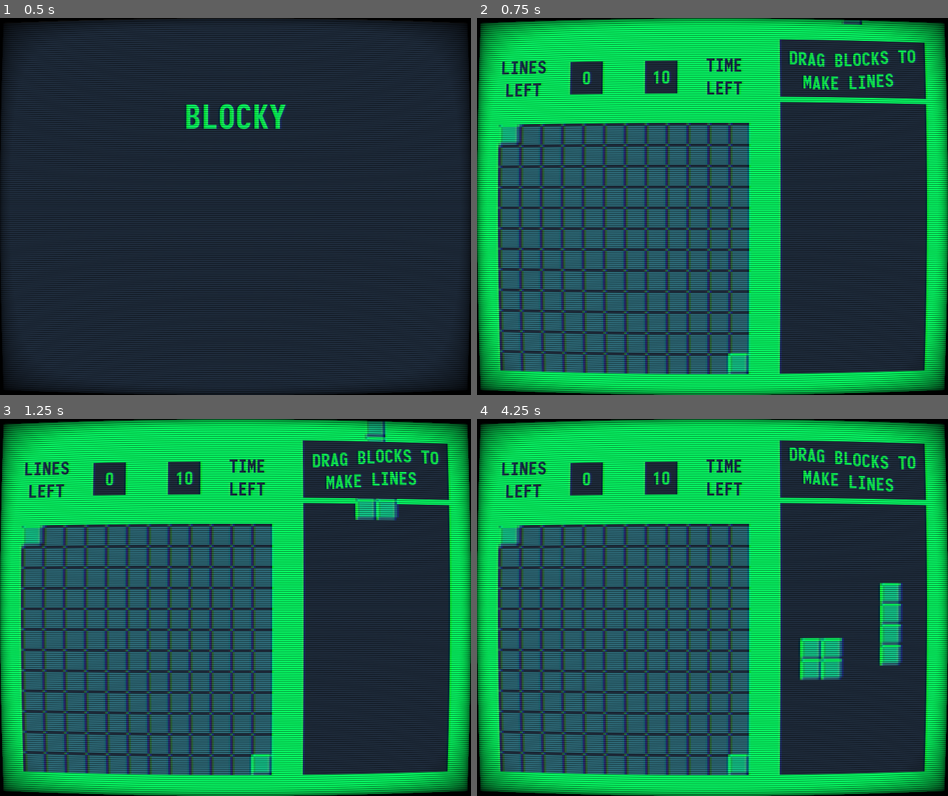
Above: before the commit, frames 1-4 (two rows, left to right).
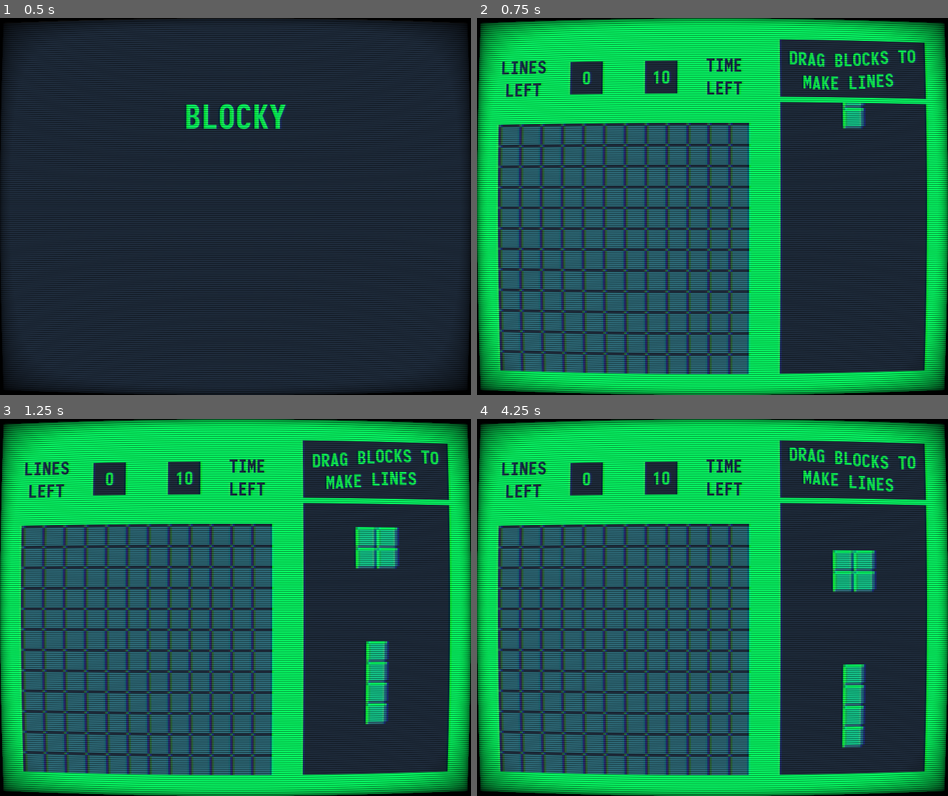
Above: after the commit, the same moments.

Repository: codemonsters/re-play
Game: Godot game, scene res://minigames/blocky/blocky.tscn
The game is run twice, just before and just after one commit, with the same random seed, the same clock (stepped at 60 frames per second) and the same inputs.
Inputs (mouse positions are in pixels of both pictures, inside the frame that each line leads up to):
- Up to frame 1 (0.5 s): no input
- Up to frame 2 (0.75 s): move the mouse to (816, 187) at 0.52 s; click (816, 187) at 0.67 s
- Up to frame 3 (1.25 s): no input
- Up to frame 4 (4.25 s): drag from (618, 626) to (853, 498) at 1.27 s; move the mouse to (759, 524) at 2.02 s; click (759, 524) at 2.17 s; drag from (688, 682) to (863, 584) at 2.77 s; move the mouse to (853, 664) at 3.52 s; click (853, 664) at 3.67 s

Frame 1 is identical in both runs. In frame 2, 0.8% of the frame differs, in the area x 4-83%, y 0-95%; in frame 3, 3.2%; in frame 4, 4.6%, in the area x 4-91%, y 28-95%.

Commit message:
Continúa en la tarea de colocar los tetrominós en su posición.

Diff:
--- a/src/minigames/blocky/game.gd
+++ b/src/minigames/blocky/game.gd
@@ -13,17 +13,20 @@
 
 
 func fetch_new_tetrominos():
+	var palette_pos = $Background/Palette.rect_position
+	var palette_rect_size = $Background/Palette.rect_size
 	assert(len(available_tetrominos) == 0, "Palette must be empty before fetching new tetrominos")
-	available_tetrominos.append(new_tetromino(Vector2(112, -64), Vector2(112, ($Background/Palette.rect_size.y / 4) * 3))) # TODO: Expresar posiciones origen y destino en función del tamaño del nodo Palette
-	available_tetrominos.append(new_tetromino(Vector2(112, -192), Vector2(112, ($Background/Palette.rect_size.y / 4)))) # TODO: Expresar posiciones origen y destino en función del tamaño del nodo Palette
-	$Background/Palette.add_child(available_tetrominos[0])
-	$Background/Palette.add_child(available_tetrominos[1])
+
+	available_tetrominos.append(new_tetromino(Vector2(palette_pos.x + palette_rect_size.x / 2, palette_pos.y - 64 - palette_rect_size.y / 2), Vector2(palette_pos.x + palette_rect_size.x / 2, palette_pos.y + 1 * (palette_rect_size.y / 4))))
+	available_tetrominos.append(new_tetromino(Vector2(palette_pos.x + palette_rect_size.x / 2, palette_pos.y - 64), Vector2(palette_pos.x + palette_rect_size.x / 2, palette_pos.y + 3 * (palette_rect_size.y / 4))))
+
+	$Background/TetrominosPreparing.add_child(available_tetrominos[0])
+	$Background/TetrominosPreparing.add_child(available_tetrominos[1])
 
 
-func new_tetromino(sourcePosition, palettePosition):
+func new_tetromino(initial_position, palette_position):
 	var random_tetromino = randi() % 5
 	var tetromino
-
 
 	match random_tetromino:
 		0:
@@ -38,8 +41,6 @@
 			tetromino = tetromino_t.instance()
 
 	tetromino.set_rotation_degrees((randi() % 4) * 90)
-	tetromino.set_position(sourcePosition)
-
-	tetromino.palettePosition = to_global(palettePosition)
-
+	tetromino.set_position(initial_position)
+	tetromino.set_palette_position(palette_position)
 	return tetromino
--- a/src/minigames/blocky/game.tscn
+++ b/src/minigames/blocky/game.tscn
@@ -1,7 +1,6 @@
-[gd_scene load_steps=5 format=2]
+[gd_scene load_steps=4 format=2]
 
 [ext_resource path="res://minigames/blocky/assets/font_small.tres" type="DynamicFont" id=1]
-[ext_resource path="res://minigames/blocky/block.tscn" type="PackedScene" id=2]
 [ext_resource path="res://minigames/blocky/StageRect.gd" type="Script" id=3]
 [ext_resource path="res://minigames/blocky/game.gd" type="Script" id=4]
 
@@ -40,12 +39,6 @@
 [node name="EmptyBlocks" type="Node2D" parent="Background/Stage"]
 
 [node name="Blocks" type="Node2D" parent="Background/Stage"]
-
-[node name="Block" parent="Background/Stage/Blocks" instance=ExtResource( 2 )]
-position = Vector2( 368, 368 )
-
-[node name="Block2" parent="Background/Stage/Blocks" instance=ExtResource( 2 )]
-position = Vector2( 16, 16 )
 
 [node name="HBoxContainer" type="HBoxContainer" parent="Background"]
 margin_left = 32.0
@@ -179,6 +172,17 @@
 text = "TIME
 LEFT"
 fit_content_height = true
+__meta__ = {
+"_edit_use_anchors_": false
+}
+
+[node name="TetrominosPreparing" type="Node2D" parent="Background"]
+
+[node name="TetrominoCover" type="ColorRect" parent="Background"]
+margin_left = 464.0
+margin_right = 688.0
+margin_bottom = 128.0
+color = Color( 0.027451, 0.937255, 0.360784, 1 )
 __meta__ = {
 "_edit_use_anchors_": false
 }
@@ -213,4 +217,4 @@
 "_edit_use_anchors_": false
 }
 
-[node name="ActiveTetromino" type="Node2D" parent="."]
+[node name="TetrominosAvailable" type="Node2D" parent="Background"]
--- a/src/minigames/blocky/menu.tscn
+++ b/src/minigames/blocky/menu.tscn
@@ -43,5 +43,6 @@
 [node name="StartBlinkTimer" type="Timer" parent="Start"]
 wait_time = 0.5
 autostart = true
+
 [connection signal="mouse_entered" from="Title" to="." method="_on_Title_mouse_entered"]
 [connection signal="timeout" from="Start/StartBlinkTimer" to="." method="_on_StartBlinkTimer_timeout"]
--- a/src/minigames/blocky/tetrominos/tetromino.gd
+++ b/src/minigames/blocky/tetrominos/tetromino.gd
@@ -1,26 +1,30 @@
 extends Area2D
 
-
-var palettePosition
 var dragging = false # flag set to true while dragging the tetromino
 var mouse_inside = false # flag, values is true when the mouse is inside BoundingBox
 var initial_mouse_posisition
+var palette_position
+var available = false # flag, true if the tetromino is ready to be dragged
 
 func _process(delta):
 	# Pieza vuelve a la paleta tras soltarla
-	if not dragging:
-		var shift_vector = (to_global(palettePosition) - to_global(position)).normalized() * delta * 100
-		if shift_vector.length() > (to_global(palettePosition) - to_global(position)).length():
-			position = palettePosition
-			if get_parent().name != "Palette":
-				switch_parent("../../Background/Palette")
-			else:
-				print("en posición")
-				position = to_global(position)
-				switch_parent("../../../Background")
+	if palette_position and not dragging:
+		#var shift_vector = (get_node("../Palette").rect_position - position).normalized() * delta * 100
+		var shift_vector = (palette_position - position).normalized() * delta * 600
+		if shift_vector.length() > (palette_position - position).length():
+			position = palette_position
+#			if get_parent().name != "Palette":
+#				switch_parent("../../Background/Palette")
+#			else:
+#				print("en posición")
+#				position = to_global(position)
+#				switch_parent("../../../Background")
 		else:
 			position += shift_vector
 
+		if not available and position == palette_position:
+			switch_parent("../../TetrominosAvailable")
+			available = true
 
 func _on_BoundingBox_mouse_entered():
 	mouse_inside = true
@@ -43,7 +47,6 @@
 		dragging = false
 	# Movemos pieza mientras arrastramos
 	elif event is InputEventMouseMotion and dragging:
-		print("POSICIÓN LOCAL: " + str((position)) + "POSICIÓN GLOBAL: " + str(to_global(position)))
 		position = get_global_mouse_position()
 
 
@@ -53,3 +56,8 @@
 		position = get_global_mouse_position()
 		dragging = true
 		switch_parent("../../../ActiveTetromino")
+
+
+func set_palette_position(pos):
+	assert(pos != null)
+	palette_position = pos
